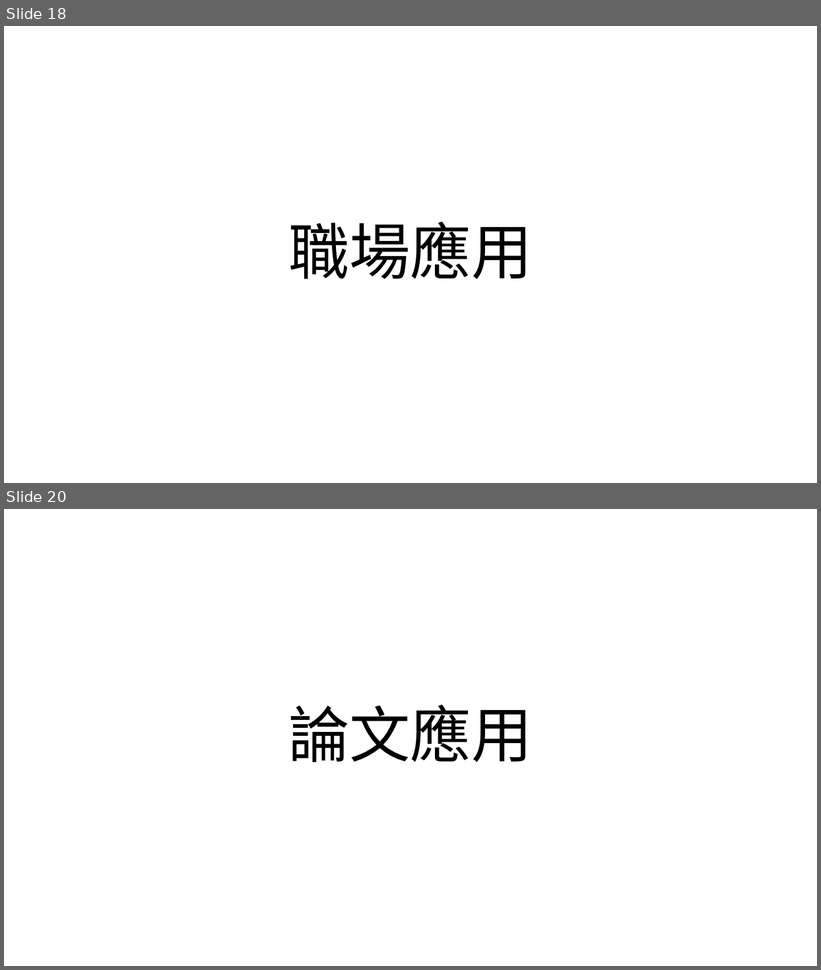
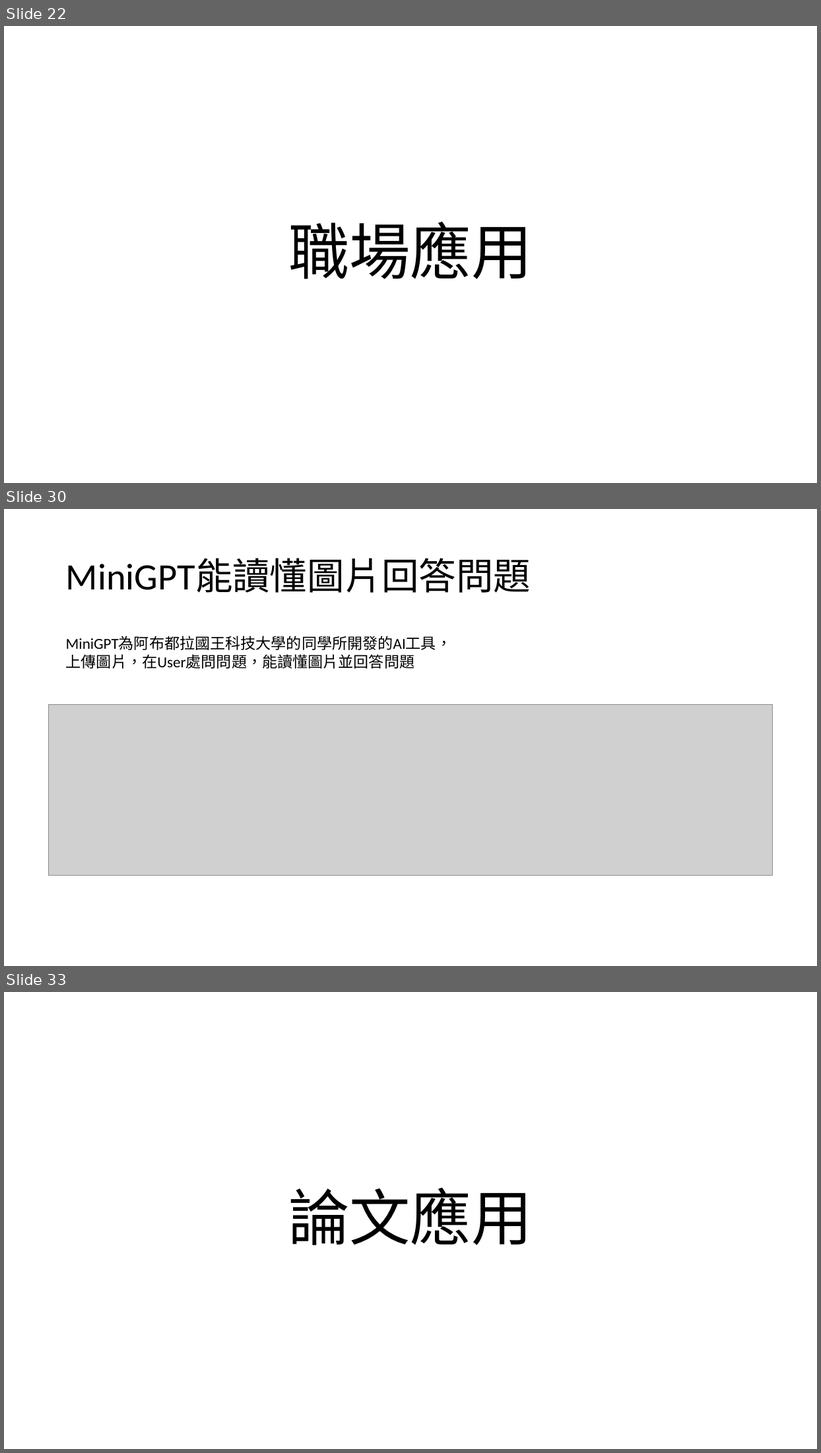
Before and after one commit to 10994015/0927speech, a slide deck: ppt草稿.pptx. Shown one above the other, each under a label of ours: slides 18 and 20 before the commit, slides 22, 30 and 33 after it; the slides between them are not shown. The pictures are 821x970 and 821x1453 pixels, drawn with LibreOffice and Linux fonts; fonts in the diff are those of the drawing; grey boxes stand for pictures. Boxes give left, top, right and bottom in pixels: in the first picture for what was removed or moved away, otherwise in the second. Text is boxed around its words. In the diff, an @@ line names an element or a change of style, - is before the commit and + after.

```diff
--- a/ppt草稿.pptx
+++ b/ppt草稿.pptx
@@ slide 30 added at box(4, 509, 817, 966), background #FFFFFF @@
@@ title added at box(66, 558, 531, 593), 44 pt, text #000000 @@
+MiniGPT能讀懂圖片回答問題
@@ text added at box(66, 636, 451, 669), 18 pt, text #000000 @@
+MiniGPT為阿布都拉國王科技大學的同學所開發的AI工具，
+上傳圖片，在User處問問題，能讀懂圖片並回答問題
@@ picture added at box(48, 705, 772, 875) @@
@@ what was slide 18 is now slide 22 @@
@@ what was slide 20 is now slide 33 @@
```
Also in this commit, not shown: 1 slide changed, 15 other slides added, 16 other files.
